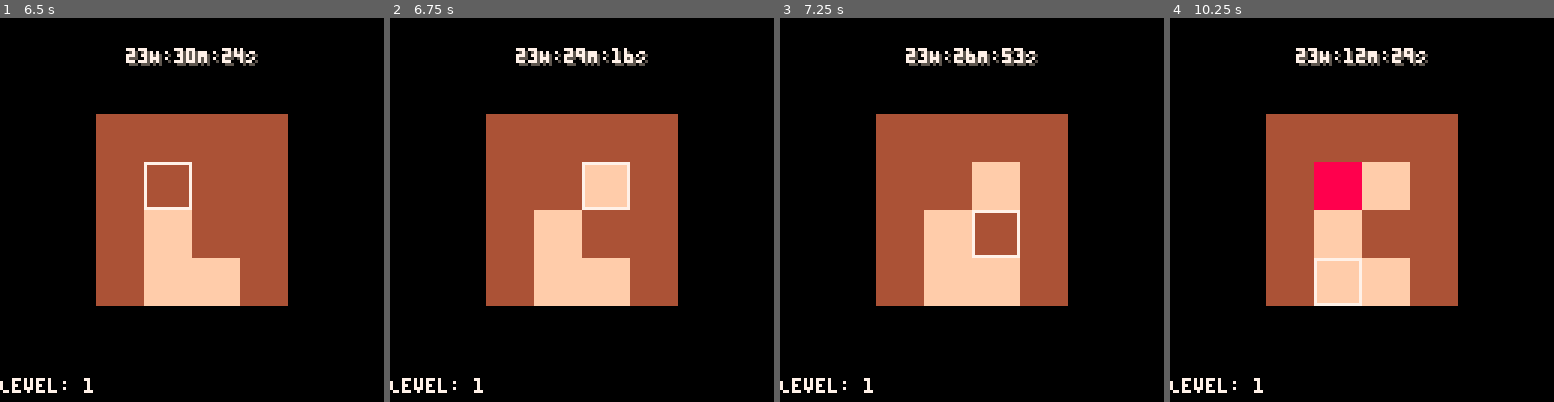
Above: before the commit, frames 1-4 (left to right).
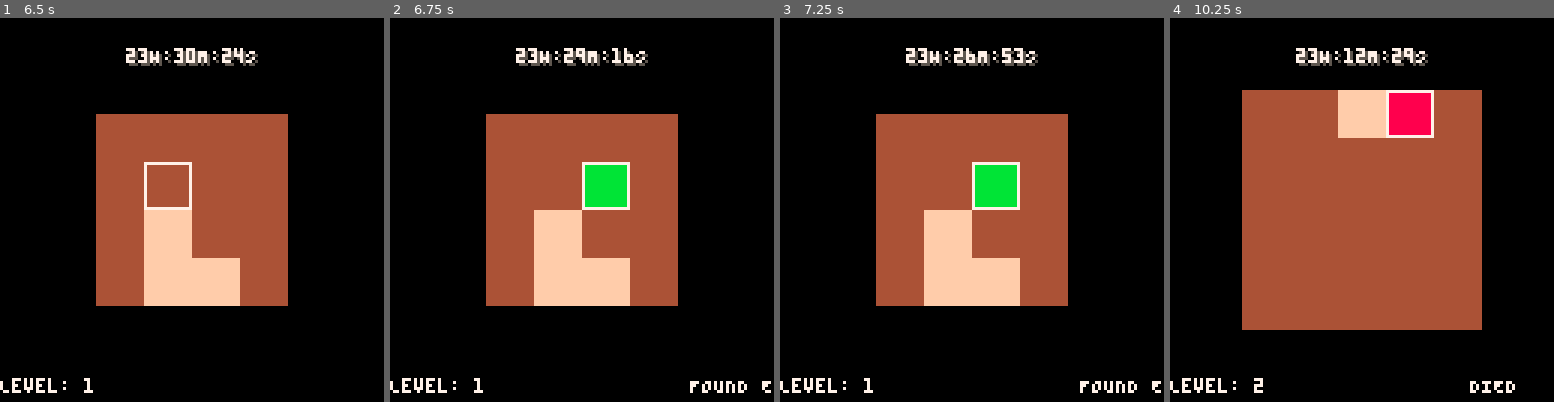
Above: after the commit, the same moments.

Repository: scottnm/collards.p8
Game: PICO-8 cartridge collards.p8
The game is run twice, just before and just after one commit, with the same random seed, the same clock (stepped at 60 frames per second) and the same inputs.
Inputs:
- Up to frame 1 (6.5 s): tap O (Z key) at 0.33, 1.07, 2.22, 3.72, 5.22 s; tap Down at 0.7 s; tap X (X key) at 1.43, 2.07, 2.82, 3.57, 4.32, 5.07, 5.82 s; hold Up 1.97-2.63 s; hold Right 2.68-3.02 s; hold Down 3.07-3.73 s; hold Left 3.78-4.12 s; hold Up 4.17-4.5 s; hold Left 4.55-5.05 s; hold Right 5.1-5.93 s; hold Up from 5.98 s (still down)
- Up to frame 2 (6.75 s): tap X (X key) at 6.57 s; release Up at 6.65 s; hold Right from 6.7 s (still down); tap O (Z key) at 6.72 s
- Up to frame 3 (7.25 s): release Right at 7.03 s; hold Down from 7.08 s (still down)
- Up to frame 4 (10.25 s): tap X (X key) every 0.75 s from 7.32 to 9.57 s; release Down at 7.75 s; hold Left 7.8-8.13 s; hold Up 8.18-8.52 s; tap O (Z key) at 8.22, 9.72 s; hold Left 8.57-9.07 s; hold Right 9.12-9.95 s; hold Up from 10 s (still down)

Frame 1 is identical in both runs. In frame 2, 1.5% of the frame differs, in the area x 50-100%, y 38-98%; in frame 3, 2.2%; in frame 4, 24%, in the area x 18-90%, y 18-98%.

Commit message:
fixed bug where the start point and the finish point could be the same point

Diff:
--- a/main.lua
+++ b/main.lua
@@ -2,8 +2,9 @@
 
 TileType = {
     Empty = 1,
-    Finish = 2,
-    Trap = 3,
+    Start = 2,
+    Finish = 3,
+    Trap = 4,
 }
 
 -- constants
@@ -147,7 +148,7 @@
 
     -- generate the player start position
     next_map.player_start = select_random_empty_map_position(next_map)
-    next_map.cells[next_map.player_start.y][next_map.player_start.x] = make_tile(true, TileType.Empty)
+    next_map.cells[next_map.player_start.y][next_map.player_start.x] = make_tile(true, TileType.Start)
 
     -- place the finish
     local finish_point = select_random_empty_map_position(next_map)
@@ -196,6 +197,8 @@
     if tile.visible then
         if tile.type == TileType.Empty then
             return Colors.Tan
+        elseif tile.type == TileType.Start then
+            return Colors.Tan
         elseif tile.type == TileType.Finish then
             return Colors.LightGreen
         elseif tile.type == TileType.Trap then
